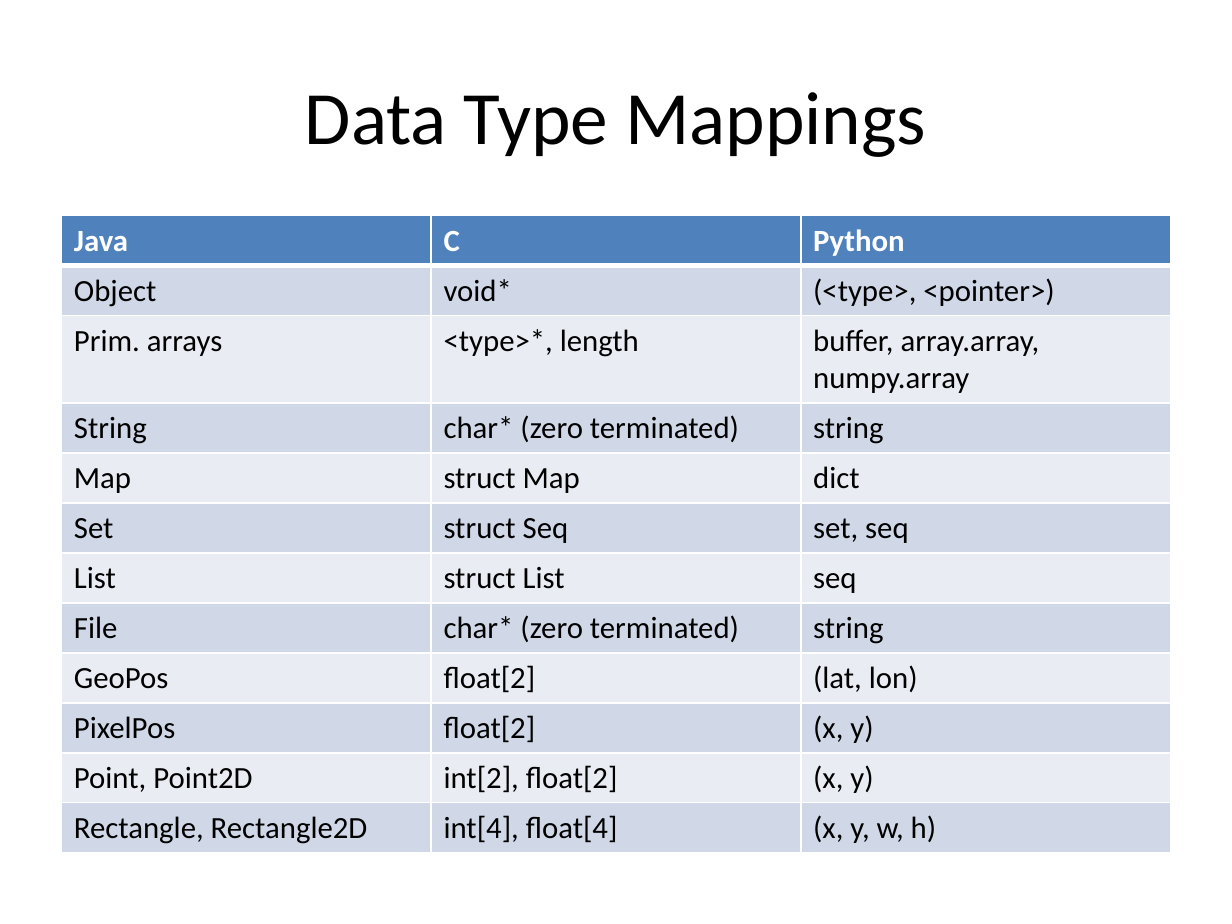
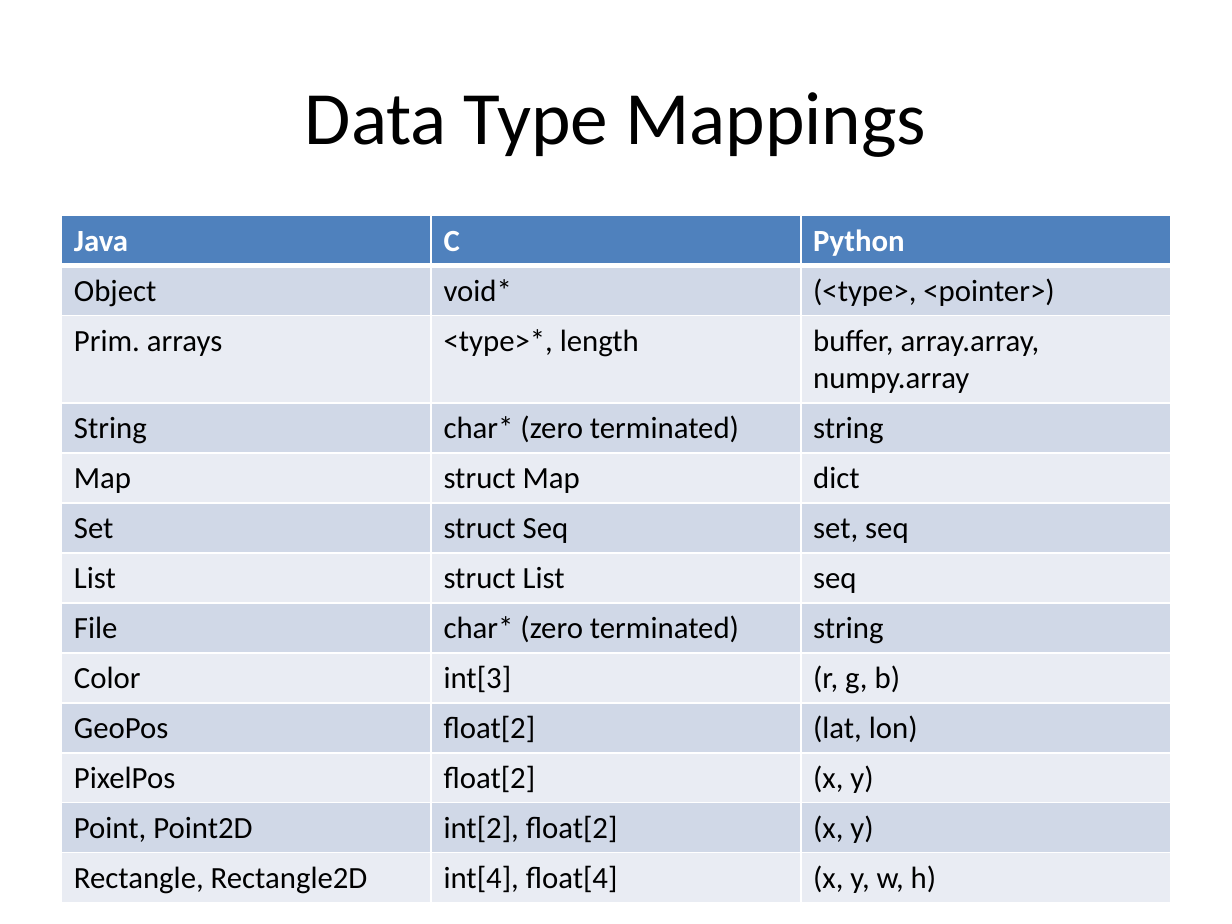
Before and after one commit to bcdev/beam-extapi, a slide deck: slide 8 of docs/beam-extapi.pptx. Drawn at 1232x924 pixels with LibreOffice and Linux fonts; fonts in the diff are those of the drawing. Boxes give left, top, right and bottom in pixels: in the first picture for what was removed or moved away, otherwise in the second. Text is boxed around its words. In the diff, an @@ line names an element or a change of style, - is before the commit and + after.

```diff
--- a/docs/beam-extapi.pptx
+++ b/docs/beam-extapi.pptx
@@ table at (x1=62, y1=216, x2=1170, y2=902) @@
+row 9: Color | int[3] | (r, g, b)
```
Also in this commit, not shown: 4 other slides changed, 1 slide added.
